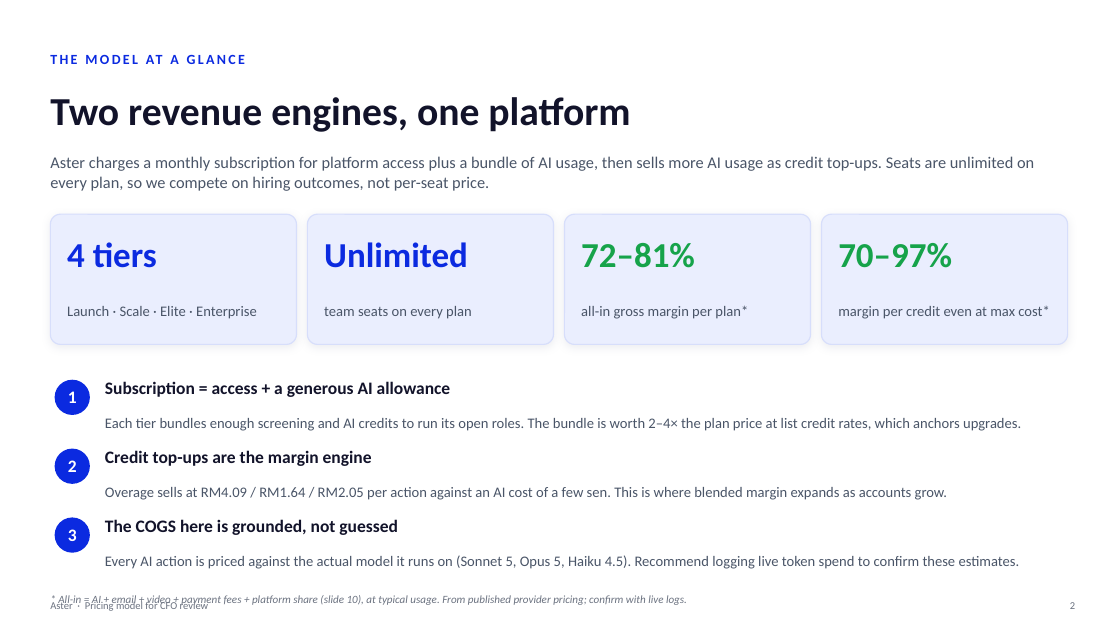
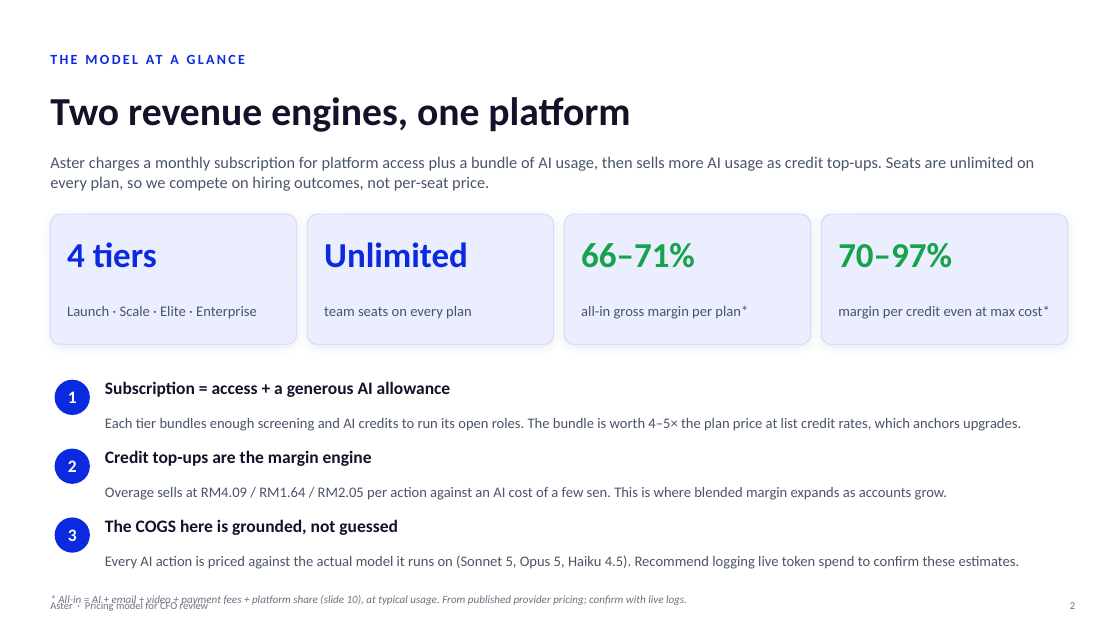
Before and after one commit to shahramly83/aster, a slide deck: slide 2 of docs/aster-pricing-cfo.pptx. Drawn at 1120x630 pixels with LibreOffice and Linux fonts; fonts in the diff are those of the drawing. Boxes give left, top, right and bottom in pixels: in the first picture for what was removed or moved away, otherwise in the second. Text is boxed around its words. In the diff, an @@ line names an element or a change of style, - is before the commit and + after.

```diff
--- a/docs/aster-pricing-cfo.pptx
+++ b/docs/aster-pricing-cfo.pptx
@@ text at [581,243,695,268]: text changed @@
-72–81%
+66–71%
@@ text at [105,418,1021,431]: text changed @@
-Each tier bundles enough screening and AI credits to run its open roles. The bundle is worth 2–4× the plan price at list credit rates, which anchors upgrades.
+Each tier bundles enough screening and AI credits to run its open roles. The bundle is worth 4–5× the plan price at list credit rates, which anchors upgrades.
```
Also in this commit, not shown: 5 other slides changed.
